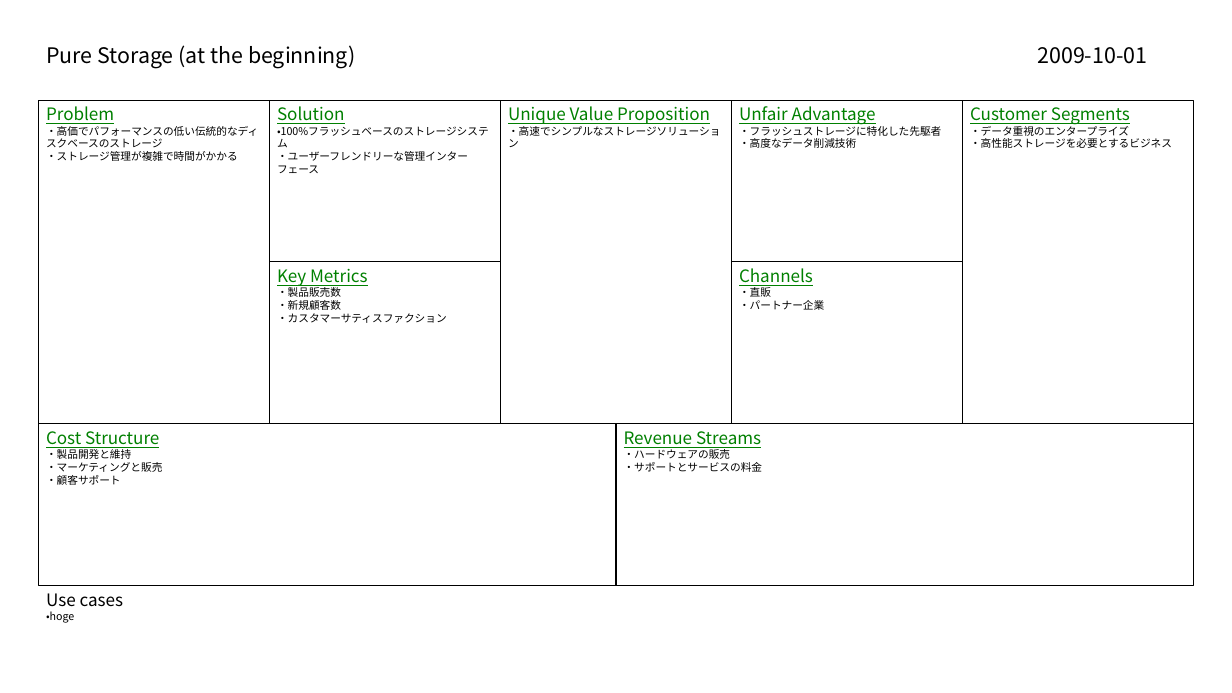
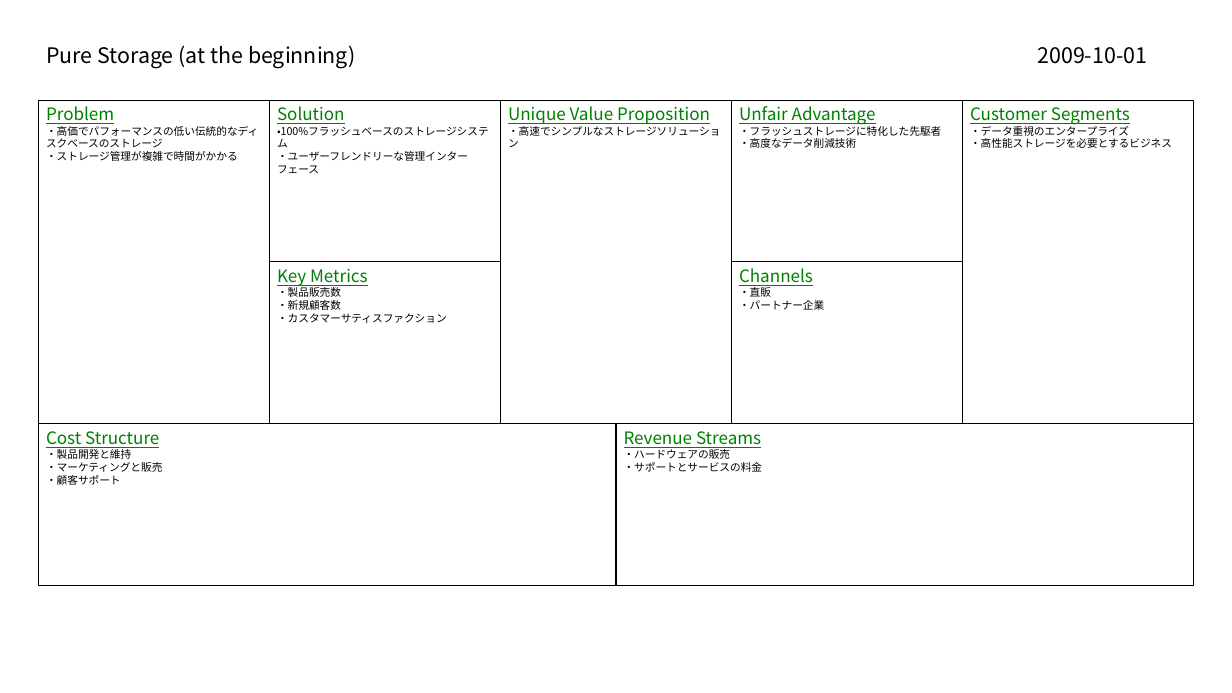
Before and after one commit to t0m0h1r0/LeanCanvas, a slide deck: slide 3 of sample.pptx. Drawn at 1232x693 pixels with LibreOffice and Linux fonts; fonts in the diff are those of the drawing. Boxes give left, top, right and bottom in pixels: in the first picture for what was removed or moved away, otherwise in the second. Text is boxed around its words. In the diff, an @@ line names an element or a change of style, - is before the commit and + after.

```diff
--- a/sample.pptx
+++ b/sample.pptx
@@ text removed at [46, 593, 124, 623] @@
-Use cases
-•hoge
```
Also in this commit, not shown: 14 other slides changed, 3 other files.
